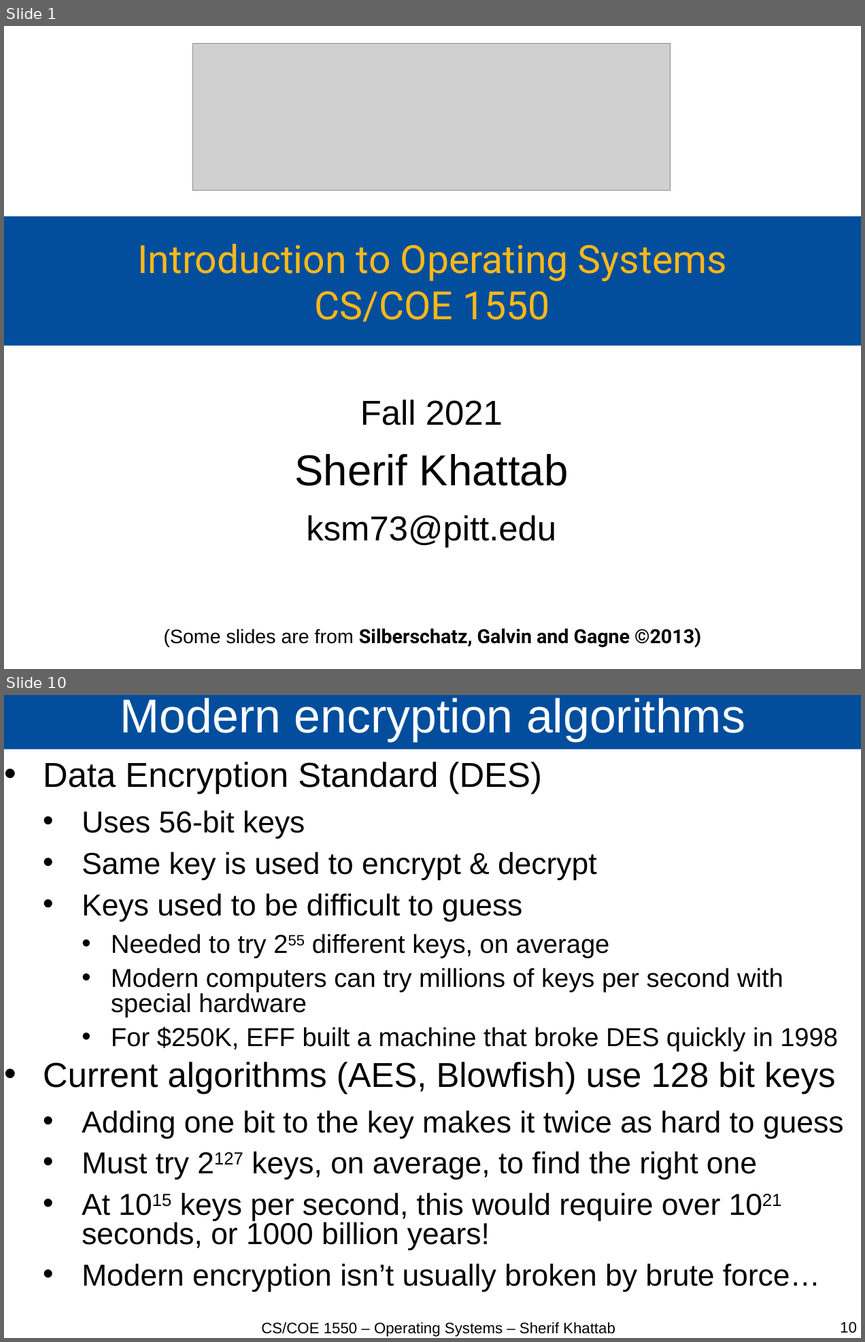
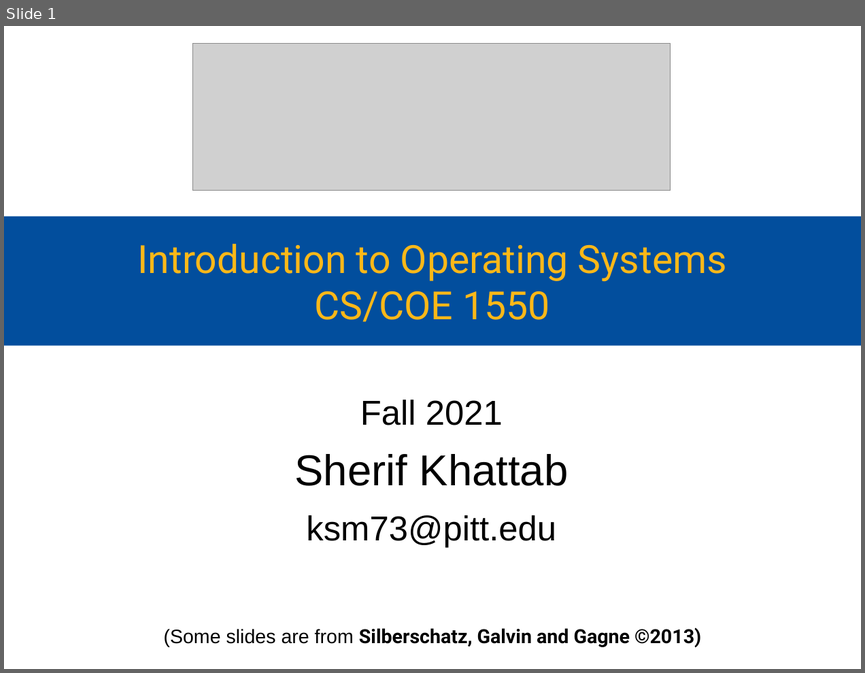
Before and after one commit to cs1550-2224/cs1550-code-handouts, a slide deck: DraftSlides/Lecture27.pptx. Shown one above the other, each under a label of ours: slides 1 and 10 before the commit, slide 1 after it; the slides between them are not shown. The pictures are 865x1342 and 865x673 pixels, drawn with LibreOffice and Linux fonts; fonts in the diff are those of the drawing; grey boxes stand for pictures. Boxes give left, top, right and bottom in pixels: in the first picture for what was removed or moved away, otherwise in the second. Text is boxed around its words. In the diff, an @@ line names an element or a change of style, - is before the commit and + after.

```diff
--- a/DraftSlides/Lecture27.pptx
+++ b/DraftSlides/Lecture27.pptx
@@ slide 10 removed at [4,695,861,1338], background #FFFFFF @@
@@ title removed at [4,695,861,749] @@
-Modern encryption algorithms
@@ text removed at [43,762,844,1291] @@
-• Data Encryption Standard (DES)
-  • Uses 56-bit keys
-  • Same key is used to encrypt & decrypt
-  • Keys used to be difficult to guess
-    • Needed to try 255 different keys, on average
-    • Modern computers can try millions of keys per second with special hardware
-    • For $250K, EFF built a machine that broke DES quickly in 1998
-• Current algorithms (AES, Blowfish) use 128 bit keys
-  • Adding one bit to the key makes it twice as hard to guess
-  • Must try 2127 keys, on average, to find the right one
-  • At 1015 keys per second, this would require over 1021 seconds, or 1000 billion years!
-  • Modern encryption isn’t usually broken by brute force…
@@ text removed at [261,1322,615,1336] @@
-CS/COE 1550 – Operating Systems – Sherif Khattab
@@ page number removed at [840,1321,857,1333] @@
-10
```
Also in this commit, not shown: 48 other slides removed, 3 other files.
